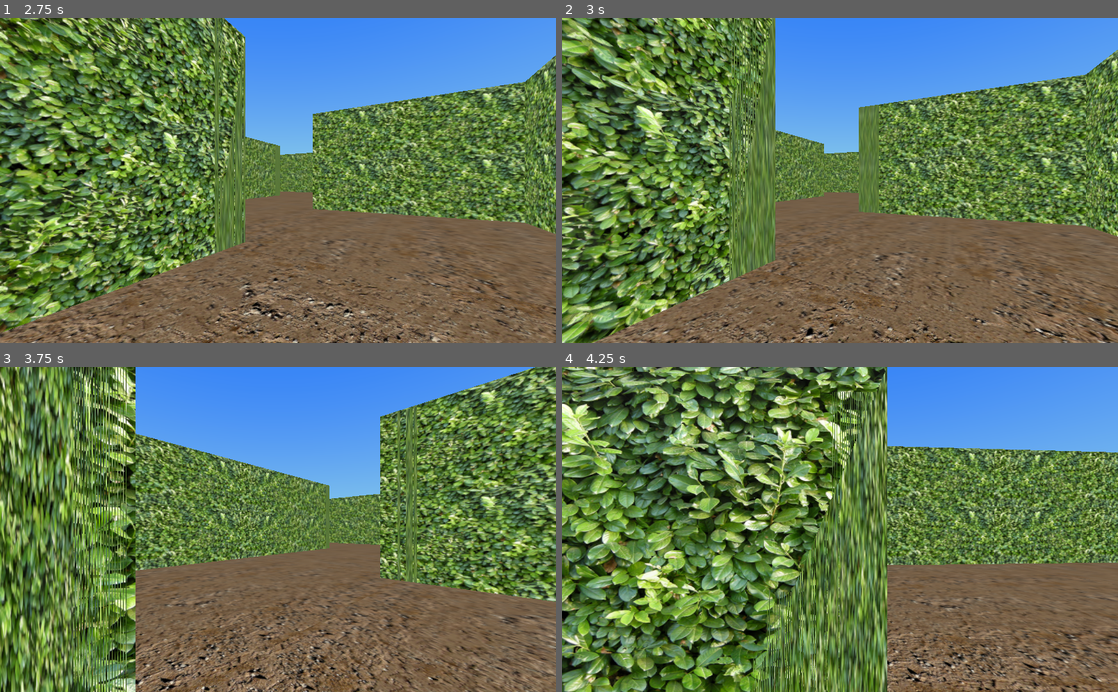
Above: before the commit, frames 1-4 (two rows, left to right).
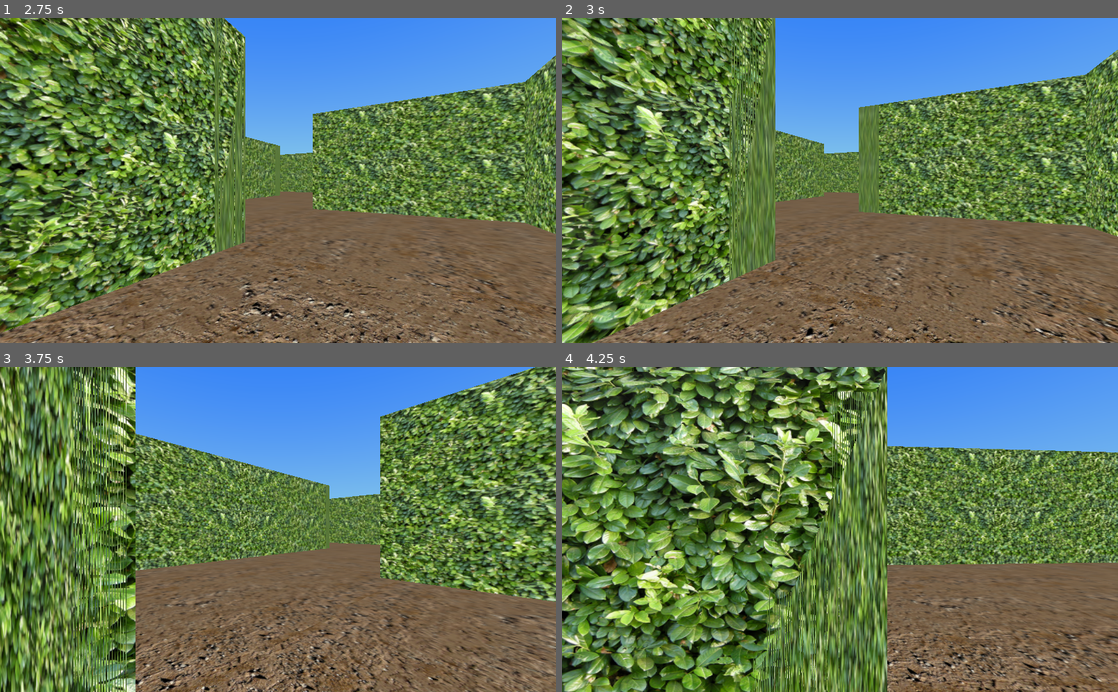
Above: after the commit, the same moments.

Repository: manisto/find-the-diamond
Game: Godot game, scene res://levels/map_maze/level.tscn
Same seed, same stepped clock (60 frames per second), same inputs: the game is played once before the commit and once after it.
Inputs:
- Up to frame 1 (2.75 s): tap Enter at 0.5 s; hold Right (ui_right) 0.53-1.28 s; hold Left (ui_left) 1.28-2.03 s; hold Right (ui_right) from 2.03 s (still down)
- Up to frame 2 (3 s): release Right (ui_right) at 2.78 s; hold Up (ui_up) from 2.78 s (still down)
- Up to frame 3 (3.75 s): release Up (ui_up) at 3.53 s; hold Left (ui_left) from 3.53 s (still down)
- Up to frame 4 (4.25 s): keep holding Left (ui_left)

Frame 1 is identical in both runs. In frame 2, less than 0.1% of the frame differs, in the area x 50-53%, y 41-54%; in frame 3, 0.9%, in the area x 71-75%, y 11-67%; in frame 4, nothing differs.

Commit message:
Done with the labyrinth.

Diff:
--- a/levels/map_maze/level.tscn
+++ b/levels/map_maze/level.tscn
@@ -11,6 +11,7 @@
 
 [node name="player" parent="." index="0" instance=ExtResource( 1 )]
 
+editor/display_folded = true
 transform = Transform( -4.37114e-008, 0, -1, 0, 1, 0, 1, 0, -4.37114e-008, 0, 2, 0 )
 script = ExtResource( 2 )
 
@@ -866,7 +867,6 @@
 
 [node name="line_11" type="Spatial" parent="maze" index="11"]
 
-editor/display_folded = true
 transform = Transform( 1, 0, 0, 0, 1, 0, 0, 0, 1, 80, 0, 88 )
 _sections_unfolded = [ "Transform" ]
 
@@ -1113,3 +1113,584 @@
 [node name="wall20" parent="maze/line_13" index="19" instance=ExtResource( 5 )]
 
 transform = Transform( -1, 0, -2.62268e-007, 0, 1, 0, 2.62268e-007, 0, -1, -152, 0, -7.62939e-006 )
+
+[node name="line_14" type="Spatial" parent="maze" index="14"]
+
+editor/display_folded = true
+transform = Transform( 1, 0, 0, 0, 1, 0, 0, 0, 1, 80, 0, 112 )
+
+[node name="wall" parent="maze/line_14" index="0" instance=ExtResource( 5 )]
+
+[node name="corner" parent="maze/line_14" index="1" instance=ExtResource( 4 )]
+
+transform = Transform( 1, 0, 0, 0, 1, 0, 0, 0, 1, -7.99999, 0, -7.62939e-006 )
+
+[node name="corner2" parent="maze/line_14" index="2" instance=ExtResource( 4 )]
+
+transform = Transform( -4.37114e-008, 0, -1, 0, 1, 0, 1, 0, -4.37114e-008, -16, 0, -7.62939e-006 )
+
+[node name="floor" parent="maze/line_14" index="3" instance=ExtResource( 6 )]
+
+transform = Transform( 1, 0, 0, 0, 1, 0, 0, 0, 1, -24, 0, 0 )
+
+[node name="corner3" parent="maze/line_14" index="4" instance=ExtResource( 4 )]
+
+transform = Transform( -4.37114e-008, 0, -1, 0, 1, 0, 1, 0, -4.37114e-008, -32, 0, -7.62939e-006 )
+
+[node name="wall2" parent="maze/line_14" index="5" instance=ExtResource( 5 )]
+
+transform = Transform( -4.37114e-008, 0, 1, 0, 1, 0, -1, 0, -4.37114e-008, -40, 0, 0 )
+
+[node name="wall3" parent="maze/line_14" index="6" instance=ExtResource( 5 )]
+
+transform = Transform( 1.31134e-007, 0, -1, 0, 1, 0, 1, 0, 1.31134e-007, -48, 0, 0 )
+
+[node name="wall4" parent="maze/line_14" index="7" instance=ExtResource( 5 )]
+
+transform = Transform( 1, 0, 1.74846e-007, 0, 1, 0, -1.74846e-007, 0, 1, -56, 0, 7.62939e-006 )
+
+[node name="wall5" parent="maze/line_14" index="8" instance=ExtResource( 5 )]
+
+transform = Transform( 1, 0, 1.74846e-007, 0, 1, 0, -1.74846e-007, 0, 1, -64, 0, 7.62939e-006 )
+
+[node name="wall6" parent="maze/line_14" index="9" instance=ExtResource( 5 )]
+
+transform = Transform( 1, 0, 1.74846e-007, 0, 1, 0, -1.74846e-007, 0, 1, -72, 0, 7.62939e-006 )
+
+[node name="wall7" parent="maze/line_14" index="10" instance=ExtResource( 5 )]
+
+transform = Transform( -2.18557e-007, 0, 1, 0, 1, 0, -1, 0, -2.18557e-007, -80, 0, 7.62939e-006 )
+
+[node name="wall8" parent="maze/line_14" index="11" instance=ExtResource( 5 )]
+
+transform = Transform( 3.0598e-007, 0, -1, 0, 1, 0, 1, 0, 3.0598e-007, -88, 0, 7.62939e-006 )
+
+[node name="wall9" parent="maze/line_14" index="12" instance=ExtResource( 5 )]
+
+transform = Transform( 3.0598e-007, 0, -1, 0, 1, 0, 1, 0, 3.0598e-007, -96, 0, 7.62939e-006 )
+
+[node name="wall10" parent="maze/line_14" index="13" instance=ExtResource( 5 )]
+
+transform = Transform( 3.0598e-007, 0, -1, 0, 1, 0, 1, 0, 3.0598e-007, -104, 0, 7.62939e-006 )
+
+[node name="wall11" parent="maze/line_14" index="14" instance=ExtResource( 5 )]
+
+transform = Transform( 3.0598e-007, 0, -1, 0, 1, 0, 1, 0, 3.0598e-007, -112, 0, 7.62939e-006 )
+
+[node name="wall12" parent="maze/line_14" index="15" instance=ExtResource( 5 )]
+
+transform = Transform( 1, 0, 3.49691e-007, 0, 1, 0, -3.49691e-007, 0, 1, -120, 0, 1.52588e-005 )
+
+[node name="corner4" parent="maze/line_14" index="16" instance=ExtResource( 4 )]
+
+transform = Transform( 1, 0, 0, 0, 1, 0, 0, 0, 1, -128, 0, -1.52588e-005 )
+
+[node name="wall13" parent="maze/line_14" index="17" instance=ExtResource( 5 )]
+
+transform = Transform( -1, 0, -4.37114e-007, 0, 1, 0, 4.37114e-007, 0, -1, -136, 0, 7.62939e-006 )
+
+[node name="corner5" parent="maze/line_14" index="18" instance=ExtResource( 4 )]
+
+transform = Transform( 1, 0, 0, 0, 1, 0, 0, 0, 1, -144, 0, -1.52588e-005 )
+
+[node name="corridor" parent="maze/line_14" index="19" instance=ExtResource( 3 )]
+
+transform = Transform( 1, 0, 0, 0, 1, 0, 0, 0, 1, -152, 0, 0 )
+
+[node name="line_15" type="Spatial" parent="maze" index="15"]
+
+editor/display_folded = true
+transform = Transform( 1, 0, 0, 0, 1, 0, 0, 0, 1, 80, 0, 120 )
+
+[node name="wall" parent="maze/line_15" index="0" instance=ExtResource( 5 )]
+
+[node name="wall2" parent="maze/line_15" index="1" instance=ExtResource( 5 )]
+
+transform = Transform( 1, 0, 0, 0, 1, 0, 0, 0, 1, -8, 0, 0 )
+
+[node name="wall3" parent="maze/line_15" index="2" instance=ExtResource( 5 )]
+
+transform = Transform( -4.37114e-008, 0, -1, 0, 1, 0, 1, 0, -4.37114e-008, -16, 0, 0 )
+
+[node name="corner" parent="maze/line_15" index="3" instance=ExtResource( 4 )]
+
+transform = Transform( -4.37114e-008, 0, -1, 0, 1, 0, 1, 0, -4.37114e-008, -24, 0, 0 )
+
+[node name="floor" parent="maze/line_15" index="4" instance=ExtResource( 6 )]
+
+transform = Transform( 1, 0, 0, 0, 1, 0, 0, 0, 1, -32, 0, 0 )
+
+[node name="floor2" parent="maze/line_15" index="5" instance=ExtResource( 6 )]
+
+transform = Transform( 1, 0, 0, 0, 1, 0, 0, 0, 1, -40, 0, 0 )
+
+[node name="wall4" parent="maze/line_15" index="6" instance=ExtResource( 5 )]
+
+transform = Transform( -4.37114e-008, 0, -1, 0, 1, 0, 1, 0, -4.37114e-008, -48, 0, 0 )
+
+[node name="wall5" parent="maze/line_15" index="7" instance=ExtResource( 5 )]
+
+transform = Transform( -1, 0, 8.74228e-008, 0, 1, 0, -8.74228e-008, 0, -1, -56, 0, 0 )
+
+[node name="wall6" parent="maze/line_15" index="8" instance=ExtResource( 5 )]
+
+transform = Transform( -1, 0, 8.74228e-008, 0, 1, 0, -8.74228e-008, 0, -1, -64, 0, 0 )
+
+[node name="wall7" parent="maze/line_15" index="9" instance=ExtResource( 5 )]
+
+transform = Transform( -1, 0, 8.74228e-008, 0, 1, 0, -8.74228e-008, 0, -1, -72, 0, 0 )
+
+[node name="wall8" parent="maze/line_15" index="10" instance=ExtResource( 5 )]
+
+transform = Transform( -1, 0, 8.74228e-008, 0, 1, 0, -8.74228e-008, 0, -1, -80, 0, 0 )
+
+[node name="floor3" parent="maze/line_15" index="11" instance=ExtResource( 6 )]
+
+transform = Transform( 1, 0, 0, 0, 1, 0, 0, 0, 1, -88, 0, 0 )
+
+[node name="wall9" parent="maze/line_15" index="12" instance=ExtResource( 5 )]
+
+transform = Transform( -4.37114e-008, 0, -1, 0, 1, 0, 1, 0, -4.37114e-008, -96, 0, 0 )
+
+[node name="wall10" parent="maze/line_15" index="13" instance=ExtResource( 5 )]
+
+transform = Transform( 1, 0, 0, 0, 1, 0, 0, 0, 1, -104, 0, 0 )
+
+[node name="wall11" parent="maze/line_15" index="14" instance=ExtResource( 5 )]
+
+transform = Transform( -1, 0, -8.74228e-008, 0, 1, 0, 8.74228e-008, 0, -1, -112, 0, 0 )
+
+[node name="wall12" parent="maze/line_15" index="15" instance=ExtResource( 5 )]
+
+transform = Transform( 1.31134e-007, 0, -1, 0, 1, 0, 1, 0, 1.31134e-007, -120, 0, 0 )
+
+[node name="wall13" parent="maze/line_15" index="16" instance=ExtResource( 5 )]
+
+transform = Transform( -1, 0, -8.74228e-008, 0, 1, 0, 8.74228e-008, 0, -1, -128, 0, 0 )
+
+[node name="wall14" parent="maze/line_15" index="17" instance=ExtResource( 5 )]
+
+transform = Transform( 1.31134e-007, 0, -1, 0, 1, 0, 1, 0, 1.31134e-007, -136, 0, 0 )
+
+[node name="wall15" parent="maze/line_15" index="18" instance=ExtResource( 5 )]
+
+transform = Transform( 1.31134e-007, 0, -1, 0, 1, 0, 1, 0, 1.31134e-007, -144, 0, 0 )
+
+[node name="corner2" parent="maze/line_15" index="19" instance=ExtResource( 4 )]
+
+transform = Transform( -4.37114e-008, 0, -1, 0, 1, 0, 1, 0, -4.37114e-008, -152, 0, -7.62939e-006 )
+
+[node name="line_16" type="Spatial" parent="maze" index="16"]
+
+editor/display_folded = true
+transform = Transform( 1, 0, 0, 0, 1, 0, 0, 0, 1, 80, 0, 128 )
+
+[node name="wall" parent="maze/line_16" index="0" instance=ExtResource( 5 )]
+
+[node name="wall2" parent="maze/line_16" index="1" instance=ExtResource( 5 )]
+
+transform = Transform( 1, 0, 0, 0, 1, 0, 0, 0, 1, -8, 0, 0 )
+
+[node name="wall3" parent="maze/line_16" index="2" instance=ExtResource( 5 )]
+
+transform = Transform( 1, 0, 0, 0, 1, 0, 0, 0, 1, -16, 0, 0 )
+
+[node name="wall4" parent="maze/line_16" index="3" instance=ExtResource( 5 )]
+
+transform = Transform( -4.37114e-008, 0, -1, 0, 1, 0, 1, 0, -4.37114e-008, -24, 0, 0 )
+
+[node name="corner" parent="maze/line_16" index="4" instance=ExtResource( 4 )]
+
+transform = Transform( -4.37114e-008, 0, -1, 0, 1, 0, 1, 0, -4.37114e-008, -32, 0, 0 )
+
+[node name="corner2" parent="maze/line_16" index="5" instance=ExtResource( 4 )]
+
+transform = Transform( -4.37114e-008, 0, -1, 0, 1, 0, 1, 0, -4.37114e-008, -40, 0, 0 )
+
+[node name="floor" parent="maze/line_16" index="6" instance=ExtResource( 6 )]
+
+transform = Transform( 1, 0, 0, 0, 1, 0, 0, 0, 1, -48, 0, 0 )
+
+[node name="corner3" parent="maze/line_16" index="7" instance=ExtResource( 4 )]
+
+transform = Transform( -4.37114e-008, 0, -1, 0, 1, 0, 1, 0, -4.37114e-008, -56, 0, 0 )
+
+[node name="wall5" parent="maze/line_16" index="8" instance=ExtResource( 5 )]
+
+transform = Transform( -4.37114e-008, 0, -1, 0, 1, 0, 1, 0, -4.37114e-008, -64, 0, 0 )
+
+[node name="wall6" parent="maze/line_16" index="9" instance=ExtResource( 5 )]
+
+transform = Transform( -4.37114e-008, 0, -1, 0, 1, 0, 1, 0, -4.37114e-008, -72, 0, 0 )
+
+[node name="wall7" parent="maze/line_16" index="10" instance=ExtResource( 5 )]
+
+transform = Transform( 1, 0, 0, 0, 1, 0, 0, 0, 1, -80, 0, -7.62939e-006 )
+
+[node name="wall8" parent="maze/line_16" index="11" instance=ExtResource( 5 )]
+
+transform = Transform( 1, 0, 0, 0, 1, 0, 0, 0, 1, -88, 0, -7.62939e-006 )
+
+[node name="wall9" parent="maze/line_16" index="12" instance=ExtResource( 5 )]
+
+transform = Transform( 1, 0, 0, 0, 1, 0, 0, 0, 1, -96, 0, -7.62939e-006 )
+
+[node name="wall10" parent="maze/line_16" index="13" instance=ExtResource( 5 )]
+
+transform = Transform( -4.37114e-008, 0, -1, 0, 1, 0, 1, 0, -4.37114e-008, -104, 0, -7.62939e-006 )
+
+[node name="wall11" parent="maze/line_16" index="14" instance=ExtResource( 5 )]
+
+transform = Transform( 1, 0, 0, 0, 1, 0, 0, 0, 1, -112, 0, -7.62939e-006 )
+
+[node name="wall12" parent="maze/line_16" index="15" instance=ExtResource( 5 )]
+
+transform = Transform( 1, 0, 0, 0, 1, 0, 0, 0, 1, -120, 0, -7.62939e-006 )
+
+[node name="corner4" parent="maze/line_16" index="16" instance=ExtResource( 4 )]
+
+transform = Transform( 1, 0, 0, 0, 1, 0, 0, 0, 1, -128, 0, 0 )
+
+[node name="wall13" parent="maze/line_16" index="17" instance=ExtResource( 5 )]
+
+transform = Transform( -4.37114e-008, 0, -1, 0, 1, 0, 1, 0, -4.37114e-008, -136, 0, 0 )
+
+[node name="wall14" parent="maze/line_16" index="18" instance=ExtResource( 5 )]
+
+transform = Transform( -1, 0, 8.74228e-008, 0, 1, 0, -8.74228e-008, 0, -1, -144, 0, -7.62939e-006 )
+
+[node name="wall15" parent="maze/line_16" index="19" instance=ExtResource( 5 )]
+
+transform = Transform( -1, 0, 8.74228e-008, 0, 1, 0, -8.74228e-008, 0, -1, -152, 0, -7.62939e-006 )
+
+[node name="line_17" type="Spatial" parent="maze" index="17"]
+
+editor/display_folded = true
+transform = Transform( 1, 0, 0, 0, 1, 0, 0, 0, 1, 80, 0, 136 )
+
+[node name="wall" parent="maze/line_17" index="0" instance=ExtResource( 5 )]
+
+[node name="wall2" parent="maze/line_17" index="1" instance=ExtResource( 5 )]
+
+transform = Transform( 1, 0, 0, 0, 1, 0, 0, 0, 1, -8, 0, 0 )
+
+[node name="wall3" parent="maze/line_17" index="2" instance=ExtResource( 5 )]
+
+transform = Transform( 1, 0, 0, 0, 1, 0, 0, 0, 1, -16, 0, 0 )
+
+[node name="wall4" parent="maze/line_17" index="3" instance=ExtResource( 5 )]
+
+transform = Transform( 1, 0, 0, 0, 1, 0, 0, 0, 1, -24, 0, 0 )
+
+[node name="wall5" parent="maze/line_17" index="4" instance=ExtResource( 5 )]
+
+transform = Transform( -4.37114e-008, 0, -1, 0, 1, 0, 1, 0, -4.37114e-008, -32, 0, 0 )
+
+[node name="wall6" parent="maze/line_17" index="5" instance=ExtResource( 5 )]
+
+transform = Transform( -4.37114e-008, 0, -1, 0, 1, 0, 1, 0, -4.37114e-008, -40, 0, 0 )
+
+[node name="corner" parent="maze/line_17" index="6" instance=ExtResource( 4 )]
+
+transform = Transform( -4.37114e-008, 0, -1, 0, 1, 0, 1, 0, -4.37114e-008, -48, 0, 0 )
+
+[node name="wall7" parent="maze/line_17" index="7" instance=ExtResource( 5 )]
+
+transform = Transform( -1, 0, 8.74228e-008, 0, 1, 0, -8.74228e-008, 0, -1, -56, 0, 0 )
+
+[node name="floor" parent="maze/line_17" index="8" instance=ExtResource( 6 )]
+
+transform = Transform( 1, 0, 0, 0, 1, 0, 0, 0, 1, -64, 0, 0 )
+
+[node name="wall8" parent="maze/line_17" index="9" instance=ExtResource( 5 )]
+
+transform = Transform( -1, 0, 8.74228e-008, 0, 1, 0, -8.74228e-008, 0, -1, -72, 0, 0 )
+
+[node name="wall9" parent="maze/line_17" index="10" instance=ExtResource( 5 )]
+
+transform = Transform( -4.37114e-008, 0, -1, 0, 1, 0, 1, 0, -4.37114e-008, -80, 0, 0 )
+
+[node name="corner2" parent="maze/line_17" index="11" instance=ExtResource( 4 )]
+
+transform = Transform( -4.37114e-008, 0, -1, 0, 1, 0, 1, 0, -4.37114e-008, -88, 0, 0 )
+
+[node name="wall10" parent="maze/line_17" index="12" instance=ExtResource( 5 )]
+
+transform = Transform( -4.37114e-008, 0, -1, 0, 1, 0, 1, 0, -4.37114e-008, -96, 0, 0 )
+
+[node name="wall11" parent="maze/line_17" index="13" instance=ExtResource( 5 )]
+
+transform = Transform( -1, 0, 8.74228e-008, 0, 1, 0, -8.74228e-008, 0, -1, -104, 0, 0 )
+
+[node name="wall12" parent="maze/line_17" index="14" instance=ExtResource( 5 )]
+
+transform = Transform( -4.37114e-008, 0, -1, 0, 1, 0, 1, 0, -4.37114e-008, -112, 0, 0 )
+
+[node name="wall13" parent="maze/line_17" index="15" instance=ExtResource( 5 )]
+
+transform = Transform( -4.37114e-008, 0, -1, 0, 1, 0, 1, 0, -4.37114e-008, -120, 0, 0 )
+
+[node name="wall14" parent="maze/line_17" index="16" instance=ExtResource( 5 )]
+
+transform = Transform( 1, 0, 0, 0, 1, 0, 0, 0, 1, -128, 0, 0 )
+
+[node name="wall15" parent="maze/line_17" index="17" instance=ExtResource( 5 )]
+
+transform = Transform( -1, 0, -8.74228e-008, 0, 1, 0, 8.74228e-008, 0, -1, -136, 0, 0 )
+
+[node name="wall16" parent="maze/line_17" index="18" instance=ExtResource( 5 )]
+
+transform = Transform( -1, 0, -8.74228e-008, 0, 1, 0, 8.74228e-008, 0, -1, -144, 0, 0 )
+
+[node name="wall17" parent="maze/line_17" index="19" instance=ExtResource( 5 )]
+
+transform = Transform( -1, 0, -8.74228e-008, 0, 1, 0, 8.74228e-008, 0, -1, -152, 0, 0 )
+
+[node name="line_18" type="Spatial" parent="maze" index="18"]
+
+editor/display_folded = true
+transform = Transform( 1, 0, 0, 0, 1, 0, 0, 0, 1, 80, 0, 144 )
+
+[node name="corridor" parent="maze/line_18" index="0" instance=ExtResource( 3 )]
+
+[node name="wall" parent="maze/line_18" index="1" instance=ExtResource( 5 )]
+
+transform = Transform( -4.37114e-008, 0, -1, 0, 1, 0, 1, 0, -4.37114e-008, -8, 0, 0 )
+
+[node name="wall2" parent="maze/line_18" index="2" instance=ExtResource( 5 )]
+
+transform = Transform( -1, 0, 8.74228e-008, 0, 1, 0, -8.74228e-008, 0, -1, -16, 0, 0 )
+
+[node name="wall3" parent="maze/line_18" index="3" instance=ExtResource( 5 )]
+
+transform = Transform( -4.37114e-008, 0, -1, 0, 1, 0, 1, 0, -4.37114e-008, -24, 0, 0 )
+
+[node name="wall4" parent="maze/line_18" index="4" instance=ExtResource( 5 )]
+
+transform = Transform( -4.37114e-008, 0, -1, 0, 1, 0, 1, 0, -4.37114e-008, -32, 0, 0 )
+
+[node name="wall5" parent="maze/line_18" index="5" instance=ExtResource( 5 )]
+
+transform = Transform( -4.37114e-008, 0, -1, 0, 1, 0, 1, 0, -4.37114e-008, -40, 0, 0 )
+
+[node name="wall6" parent="maze/line_18" index="6" instance=ExtResource( 5 )]
+
+transform = Transform( -4.37114e-008, 0, -1, 0, 1, 0, 1, 0, -4.37114e-008, -48, 0, 0 )
+
+[node name="wall7" parent="maze/line_18" index="7" instance=ExtResource( 5 )]
+
+transform = Transform( -1, 0, 8.74228e-008, 0, 1, 0, -8.74228e-008, 0, -1, -56, 0, 0 )
+
+[node name="wall8" parent="maze/line_18" index="8" instance=ExtResource( 5 )]
+
+transform = Transform( -1, 0, 8.74228e-008, 0, 1, 0, -8.74228e-008, 0, -1, -64, 0, 0 )
+
+[node name="wall9" parent="maze/line_18" index="9" instance=ExtResource( 5 )]
+
+transform = Transform( -1, 0, 8.74228e-008, 0, 1, 0, -8.74228e-008, 0, -1, -72, 0, 0 )
+
+[node name="floor" parent="maze/line_18" index="10" instance=ExtResource( 6 )]
+
+transform = Transform( 1, 0, 0, 0, 1, 0, 0, 0, 1, -80, 0, 0 )
+
+[node name="wall10" parent="maze/line_18" index="11" instance=ExtResource( 5 )]
+
+transform = Transform( -4.37114e-008, 0, -1, 0, 1, 0, 1, 0, -4.37114e-008, -88, 0, 0 )
+
+[node name="wall11" parent="maze/line_18" index="12" instance=ExtResource( 5 )]
+
+transform = Transform( -4.37114e-008, 0, -1, 0, 1, 0, 1, 0, -4.37114e-008, -96, 0, 0 )
+
+[node name="wall12" parent="maze/line_18" index="13" instance=ExtResource( 5 )]
+
+transform = Transform( -4.37114e-008, 0, -1, 0, 1, 0, 1, 0, -4.37114e-008, -104, 0, 0 )
+
+[node name="wall13" parent="maze/line_18" index="14" instance=ExtResource( 5 )]
+
+transform = Transform( 1, 0, 0, 0, 1, 0, 0, 0, 1, -112, 0, 0 )
+
+[node name="floor2" parent="maze/line_18" index="15" instance=ExtResource( 6 )]
+
+transform = Transform( 1, 0, 0, 0, 1, 0, 0, 0, 1, -120, 0, 0 )
+
+[node name="wall14" parent="maze/line_18" index="16" instance=ExtResource( 5 )]
+
+transform = Transform( -4.37114e-008, 0, -1, 0, 1, 0, 1, 0, -4.37114e-008, -128, 0, 0 )
+
+[node name="wall15" parent="maze/line_18" index="17" instance=ExtResource( 5 )]
+
+transform = Transform( 1, 0, 0, 0, 1, 0, 0, 0, 1, -136, 0, 0 )
+
+[node name="wall16" parent="maze/line_18" index="18" instance=ExtResource( 5 )]
+
+transform = Transform( 1, 0, 0, 0, 1, 0, 0, 0, 1, -144, 0, 0 )
+
+[node name="corridor2" parent="maze/line_18" index="19" instance=ExtResource( 3 )]
+
+transform = Transform( 1, 0, 0, 0, 1, 0, 0, 0, 1, -152, 0, 0 )
+
+[node name="line_19" type="Spatial" parent="maze" index="19"]
+
+editor/display_folded = true
+transform = Transform( 1, 0, 0, 0, 1, 0, 0, 0, 1, 80, 0, 152 )
+
+[node name="wall" parent="maze/line_19" index="0" instance=ExtResource( 5 )]
+
+[node name="wall2" parent="maze/line_19" index="1" instance=ExtResource( 5 )]
+
+transform = Transform( 1, 0, 0, 0, 1, 0, 0, 0, 1, -8, 0, 0 )
+
+[node name="wall3" parent="maze/line_19" index="2" instance=ExtResource( 5 )]
+
+transform = Transform( -4.37114e-008, 0, -1, 0, 1, 0, 1, 0, -4.37114e-008, -16, 0, 0 )
+
+[node name="wall4" parent="maze/line_19" index="3" instance=ExtResource( 5 )]
+
+transform = Transform( -4.37114e-008, 0, -1, 0, 1, 0, 1, 0, -4.37114e-008, -24, 0, 0 )
+
+[node name="wall5" parent="maze/line_19" index="4" instance=ExtResource( 5 )]
+
+transform = Transform( -4.37114e-008, 0, -1, 0, 1, 0, 1, 0, -4.37114e-008, -32, 0, 0 )
+
+[node name="wall6" parent="maze/line_19" index="5" instance=ExtResource( 5 )]
+
+transform = Transform( -4.37114e-008, 0, -1, 0, 1, 0, 1, 0, -4.37114e-008, -40, 0, 0 )
+
+[node name="wall7" parent="maze/line_19" index="6" instance=ExtResource( 5 )]
+
+transform = Transform( 1, 0, 0, 0, 1, 0, 0, 0, 1, -48, 0, 0 )
+
+[node name="wall8" parent="maze/line_19" index="7" instance=ExtResource( 5 )]
+
+transform = Transform( -1, 0, -8.74228e-008, 0, 1, 0, 8.74228e-008, 0, -1, -56, 0, 0 )
+
+[node name="wall9" parent="maze/line_19" index="8" instance=ExtResource( 5 )]
+
+transform = Transform( 1.31134e-007, 0, -1, 0, 1, 0, 1, 0, 1.31134e-007, -64, 0, 0 )
+
+[node name="wall10" parent="maze/line_19" index="9" instance=ExtResource( 5 )]
+
+transform = Transform( 1, 0, 1.74846e-007, 0, 1, 0, -1.74846e-007, 0, 1, -72, 0, 0 )
+
+[node name="wall11" parent="maze/line_19" index="10" instance=ExtResource( 5 )]
+
+transform = Transform( 1, 0, 1.74846e-007, 0, 1, 0, -1.74846e-007, 0, 1, -80, 0, 0 )
+
+[node name="wall12" parent="maze/line_19" index="11" instance=ExtResource( 5 )]
+
+transform = Transform( 1, 0, 1.74846e-007, 0, 1, 0, -1.74846e-007, 0, 1, -88, 0, 0 )
+
+[node name="floor" parent="maze/line_19" index="12" instance=ExtResource( 6 )]
+
+transform = Transform( 1, 0, 0, 0, 1, 0, 0, 0, 1, -96, 0, 0 )
+
+[node name="wall13" parent="maze/line_19" index="13" instance=ExtResource( 5 )]
+
+transform = Transform( 1.31134e-007, 0, -1, 0, 1, 0, 1, 0, 1.31134e-007, -104, 0, 0 )
+
+[node name="wall14" parent="maze/line_19" index="14" instance=ExtResource( 5 )]
+
+transform = Transform( 1, 0, 1.74846e-007, 0, 1, 0, -1.74846e-007, 0, 1, -112, 0, 0 )
+
+[node name="corner" parent="maze/line_19" index="15" instance=ExtResource( 4 )]
+
+transform = Transform( 1, 0, 0, 0, 1, 0, 0, 0, 1, -120, 0, 0 )
+
+[node name="wall15" parent="maze/line_19" index="16" instance=ExtResource( 5 )]
+
+transform = Transform( -1, 0, -2.62268e-007, 0, 1, 0, 2.62268e-007, 0, -1, -128, 0, 0 )
+
+[node name="floor2" parent="maze/line_19" index="17" instance=ExtResource( 6 )]
+
+transform = Transform( 1, 0, 0, 0, 1, 0, 0, 0, 1, -136, 0, 0 )
+
+[node name="corner2" parent="maze/line_19" index="18" instance=ExtResource( 4 )]
+
+transform = Transform( -4.37114e-008, 0, -1, 0, 1, 0, 1, 0, -4.37114e-008, -144, 0, 0 )
+
+[node name="wall16" parent="maze/line_19" index="19" instance=ExtResource( 5 )]
+
+transform = Transform( -1, 0, -2.62268e-007, 0, 1, 0, 2.62268e-007, 0, -1, -152, 0, 0 )
+
+[node name="line_20" type="Spatial" parent="maze" index="20"]
+
+editor/display_folded = true
+transform = Transform( 1, 0, 0, 0, 1, 0, 0, 0, 1, 80, 0, 160 )
+
+[node name="corner" parent="maze/line_20" index="0" instance=ExtResource( 4 )]
+
+[node name="corner2" parent="maze/line_20" index="1" instance=ExtResource( 4 )]
+
+transform = Transform( -4.37114e-008, 0, -1, 0, 1, 0, 1, 0, -4.37114e-008, -8, 0, 0 )
+
+[node name="wall" parent="maze/line_20" index="2" instance=ExtResource( 5 )]
+
+transform = Transform( -4.37114e-008, 0, -1, 0, 1, 0, 1, 0, -4.37114e-008, -16, 0, 0 )
+
+[node name="wall2" parent="maze/line_20" index="3" instance=ExtResource( 5 )]
+
+transform = Transform( -4.37114e-008, 0, -1, 0, 1, 0, 1, 0, -4.37114e-008, -24, 0, 0 )
+
+[node name="wall3" parent="maze/line_20" index="4" instance=ExtResource( 5 )]
+
+transform = Transform( -4.37114e-008, 0, -1, 0, 1, 0, 1, 0, -4.37114e-008, -32, 0, 0 )
+
+[node name="wall4" parent="maze/line_20" index="5" instance=ExtResource( 5 )]
+
+transform = Transform( -4.37114e-008, 0, -1, 0, 1, 0, 1, 0, -4.37114e-008, -40, 0, 0 )
+
+[node name="corner3" parent="maze/line_20" index="6" instance=ExtResource( 4 )]
+
+transform = Transform( -4.37114e-008, 0, -1, 0, 1, 0, 1, 0, -4.37114e-008, -48, 0, 0 )
+
+[node name="wall5" parent="maze/line_20" index="7" instance=ExtResource( 5 )]
+
+transform = Transform( -4.37114e-008, 0, -1, 0, 1, 0, 1, 0, -4.37114e-008, -56, 0, 0 )
+
+[node name="wall6" parent="maze/line_20" index="8" instance=ExtResource( 5 )]
+
+transform = Transform( -4.37114e-008, 0, -1, 0, 1, 0, 1, 0, -4.37114e-008, -64, 0, 0 )
+
+[node name="floor" parent="maze/line_20" index="9" instance=ExtResource( 6 )]
+
+transform = Transform( 1, 0, 0, 0, 1, 0, 0, 0, 1, -72, 0, 0 )
+
+[node name="corner4" parent="maze/line_20" index="10" instance=ExtResource( 4 )]
+
+transform = Transform( 1, 0, 0, 0, 1, 0, 0, 0, 1, -80, 0, 0 )
+
+[node name="corner5" parent="maze/line_20" index="11" instance=ExtResource( 4 )]
+
+transform = Transform( -4.37114e-008, 0, -1, 0, 1, 0, 1, 0, -4.37114e-008, -88, 0, 0 )
+
+[node name="wall7" parent="maze/line_20" index="12" instance=ExtResource( 5 )]
+
+transform = Transform( -4.37114e-008, 0, -1, 0, 1, 0, 1, 0, -4.37114e-008, -96, 0, 0 )
+
+[node name="wall8" parent="maze/line_20" index="13" instance=ExtResource( 5 )]
+
+transform = Transform( -4.37114e-008, 0, -1, 0, 1, 0, 1, 0, -4.37114e-008, -104, 0, 0 )
+
+[node name="corner6" parent="maze/line_20" index="14" instance=ExtResource( 4 )]
+
+transform = Transform( -4.37114e-008, 0, -1, 0, 1, 0, 1, 0, -4.37114e-008, -112, 0, 0 )
+
+[node name="wall9" parent="maze/line_20" index="15" instance=ExtResource( 5 )]
+
+transform = Transform( -4.37114e-008, 0, -1, 0, 1, 0, 1, 0, -4.37114e-008, -120, 0, 0 )
+
+[node name="corner7" parent="maze/line_20" index="16" instance=ExtResource( 4 )]
+
+transform = Transform( -4.37114e-008, 0, -1, 0, 1, 0, 1, 0, -4.37114e-008, -128, 0, 0 )
+
+[node name="wall10" parent="maze/line_20" index="17" instance=ExtResource( 5 )]
+
+transform = Transform( -4.37114e-008, 0, -1, 0, 1, 0, 1, 0, -4.37114e-008, -136, 0, 0 )
+
+[node name="wall11" parent="maze/line_20" index="18" instance=ExtResource( 5 )]
+
+transform = Transform( -4.37114e-008, 0, -1, 0, 1, 0, 1, 0, -4.37114e-008, -144, 0, 0 )
+
+[node name="corner8" parent="maze/line_20" index="19" instance=ExtResource( 4 )]
+
+transform = Transform( -4.37114e-008, 0, -1, 0, 1, 0, 1, 0, -4.37114e-008, -152, 0, 0 )
